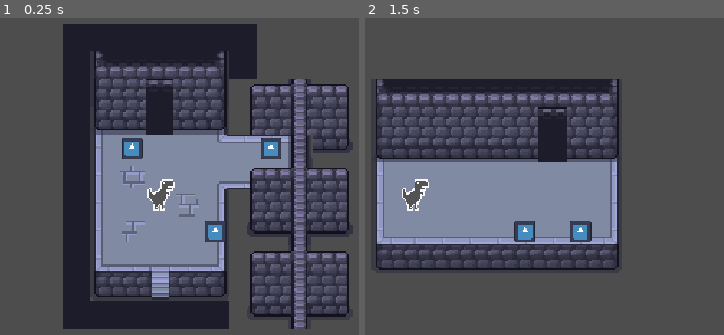
Above: before the commit, frames 1-2 (left to right).
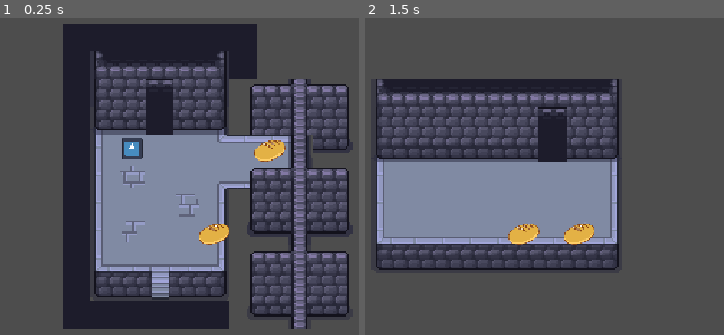
Above: after the commit, the same moments.

Repository: andresfdezc6/pan-sabe-mejor-que-llave-
Game: Godot game, scene res://Scenes/node_2d.tscn
The game is run twice, just before and just after one commit, with the same random seed, the same clock (stepped at 60 frames per second) and the same inputs. The engine's default icon, where the game draws it, is replaced by a stand-in: a white triangle on a blue panel in a dark square.
Inputs:
- Up to frame 1 (0.25 s): no input
- Up to frame 2 (1.5 s): tap Enter at 0.5 s; hold Right (right) 0.53-1.28 s; tap 1 at 0.6 s; tap Space at 1.25 s; hold S (down) from 1.28 s (still down); tap 2 at 1.35 s

The runs differ from the first frame. In frame 1, 1.4% of the frame differs, in the area x 40-80%, y 37-72%; in frame 2, 1.5%, in the area x 10-64%, y 50-72%.

Commit message:
Intento de lógica de  deslizarse
Funciona muy mal pero me tengo que ir y quería dejarlo subido, lo sigo en otro momento

Diff:
--- a/Scenes/nivel_base.tscn
+++ b/Scenes/nivel_base.tscn
@@ -722,7 +722,7 @@
 [node name="nivel_base" type="Node2D" unique_id=275302144]
 y_sort_enabled = true
 script = ExtResource("1_qaap6")
-lista_objetos = [[Vector2i(-1, -2), 0], [Vector2i(4, -2), 0], [Vector2i(2, 1), 0]]
+lista_objetos = [[Vector2i(-1, -2), 1], [Vector2i(4, -2), 0], [Vector2i(2, 1), 0]]
 
 [node name="mapa_obstaculos" type="TileMapLayer" parent="." unique_id=527440772]
 z_index = 1
--- a/Scenes/pan_base.tscn
+++ b/Scenes/pan_base.tscn
@@ -1,7 +1,11 @@
 [gd_scene format=3 uid="uid://bvmmhri7l0yfs"]
 
 [ext_resource type="PackedScene" uid="uid://cvlcce2n34n0j" path="res://Scenes/objeto_base.tscn" id="1_eggyp"]
+[ext_resource type="Texture2D" uid="uid://c2cr3dn4p5s6c" path="res://assets/bread1.png" id="2_cif43"]
 [ext_resource type="Script" uid="uid://b5pp8dyk5gxpx" path="res://Scripts/pan_base.gd" id="2_fe78r"]
 
 [node name="objeto_base" unique_id=904753448 instance=ExtResource("1_eggyp")]
+position = Vector2(4.7683716e-07, 0)
+scale = Vector2(0.22070314, 0.19628906)
+texture = ExtResource("2_cif43")
 script = ExtResource("2_fe78r")
--- /dev/null
+++ b/Scenes/pan_mantequilla.tscn
@@ -0,0 +1,7 @@
+[gd_scene format=3 uid="uid://g0uabhrkau3f"]
+
+[ext_resource type="PackedScene" uid="uid://cvlcce2n34n0j" path="res://Scenes/objeto_base.tscn" id="1_o1mxg"]
+[ext_resource type="Script" uid="uid://bgroffnyq70o1" path="res://Scripts/pan_mantequilla.gd" id="2_2bigp"]
+
+[node name="objeto_base" unique_id=904753448 instance=ExtResource("1_o1mxg")]
+script = ExtResource("2_2bigp")
--- a/Scripts/global.gd
+++ b/Scripts/global.gd
@@ -2,4 +2,6 @@
 
 var posicion_jugador: Vector2i
 var hambre: int
-enum TipoObjeto {PAN, MOLDE}
+enum TipoObjeto {PAN, MANTEQUILLA}
+enum Efectos {BASE, MANTEQUILLA}
+var efecto: Efectos
--- a/Scripts/nivel_base.gd
+++ b/Scripts/nivel_base.gd
@@ -2,6 +2,7 @@
 
 @export var escena_jugador: PackedScene = preload("res://Scenes/jugador.tscn")
 @export var escena_pan: PackedScene = preload("res://Scenes/pan_base.tscn")
+@export var escena_mantequilla: PackedScene = preload("res://Scenes/pan_mantequilla.tscn")
 
 @onready var objetos = $"objetos"
 @onready var mapa: TileMapLayer = $mapa_base
@@ -11,6 +12,8 @@
 @export var hambre_inicial = 15
 
 var jugador_instancia: CharacterBody2D
+
+
 
 
 @export var lista_objetos: Array = [
@@ -29,17 +32,24 @@
 	if tipo == Global.TipoObjeto.PAN:
 		objeto_instancia = escena_pan.instantiate()#rellenar con cada tipo de objeto que se haga después
 		script_especifico = preload("res://Scripts/pan_base.gd") #obtener la funcion que hace el objeto
+
+	if tipo == Global.TipoObjeto.MANTEQUILLA:
+		objeto_instancia = escena_mantequilla.instantiate()
+		script_especifico = preload("res://Scripts/pan_mantequilla.gd")
+
 	if objeto_instancia:
 		objeto_instancia.mapa = self
 		objeto_instancia.pos_celda = vector #pasa las variables mapa y posición
 		objetos.add_child(objeto_instancia)
 		objeto_instancia.position = celda_a_posicion(vector) #Mueve el objeto a donde toca
+
 		if script_especifico:
 			objeto_instancia.set_script(script_especifico)  #le carga el script de su funcion especifica
 
+
 func generar_objetos(list: Array):#Esto es el parsing de FP con otras palabras
-	for vector in list:
-		generar_objeto(vector[0], vector[1])
+	for array in list:
+		generar_objeto(array[0], array[1])
 
 func generar_jugador(pos):
 	jugador_instancia = escena_jugador.instantiate()
@@ -82,6 +92,14 @@
 
 	return suelo_valido and not es_bloqueado
 
+func calcular_desliz(pos: Vector2i, apuntado: Vector2i) -> Vector2i:
+	var res: Vector2i = pos
+	while es_transitable(res + apuntado):
+		res += apuntado
+	return res
+
+
+
 func es_meta(pos: Vector2i) -> bool:
 	var datos: TileData = mapa_obstaculos.get_cell_tile_data(pos)
 	var meta = datos != null and  datos.get_custom_data("meta")
--- /dev/null
+++ b/Scripts/pan_mantequilla.gd
@@ -0,0 +1,7 @@
+extends "res://Scripts/recogible.gd"
+
+#Aquí se escribe el efecto de cada objeto
+func aplicar_efecto() -> void:
+	Global.efecto = Global.Efectos.MANTEQUILLA
+	Global.hambre += 3
+	print (Global.hambre)
--- a/Scripts/player_controller.gd
+++ b/Scripts/player_controller.gd
@@ -10,7 +10,7 @@
 	"izquierda": Vector2i(-1, 0),
 	"abajo": Vector2i(0, 1)
 }
-
+var distancia_movimiento: int
 var direccion_jugador: Vector2i
 
 func _process(delta: float) -> void:
@@ -19,6 +19,7 @@
 	# Interpola la posición física hacia la casilla lógica global actual
 	if mapa:
 		var pos_destino = mapa.celda_a_posicion(Global.posicion_jugador)
+		velocidad_suavizado = 15.0 / distancia_movimiento
 		position = position.lerp(pos_destino, velocidad_suavizado * delta)
 		mapa.terminar_nivel()
 
@@ -36,8 +37,16 @@
 		direccion_jugador = direcciones.abajo
 		mover()
 
+
 func mover():
 	if mapa and mapa.es_transitable(Global.posicion_jugador + direccion_jugador) and Global.hambre > 1:
-		Global.posicion_jugador += direccion_jugador
+		if Global.efecto == Global.Efectos.BASE:
+			Global.posicion_jugador += direccion_jugador
+			distancia_movimiento = 1
+		elif  Global.efecto == Global.Efectos.MANTEQUILLA:
+			var pos = Global.posicion_jugador
+			var final = mapa.calcular_desliz(pos, direccion_jugador)
+			distancia_movimiento = abs(final.x - pos.x) + abs(final.y - pos.y)
+			Global.posicion_jugador = final
 		Global.hambre -= 1
 		print(Global.hambre)
Not shown, added: Scripts/pan_mantequilla.gd.uid
Not shown, added: assets/bread1.png.import
Not shown, added: assets/tiles/Blanco.png.import
Not shown, added: assets/tiles/boton1.png.import
Not shown, added: assets/tiles/negro.png.import
